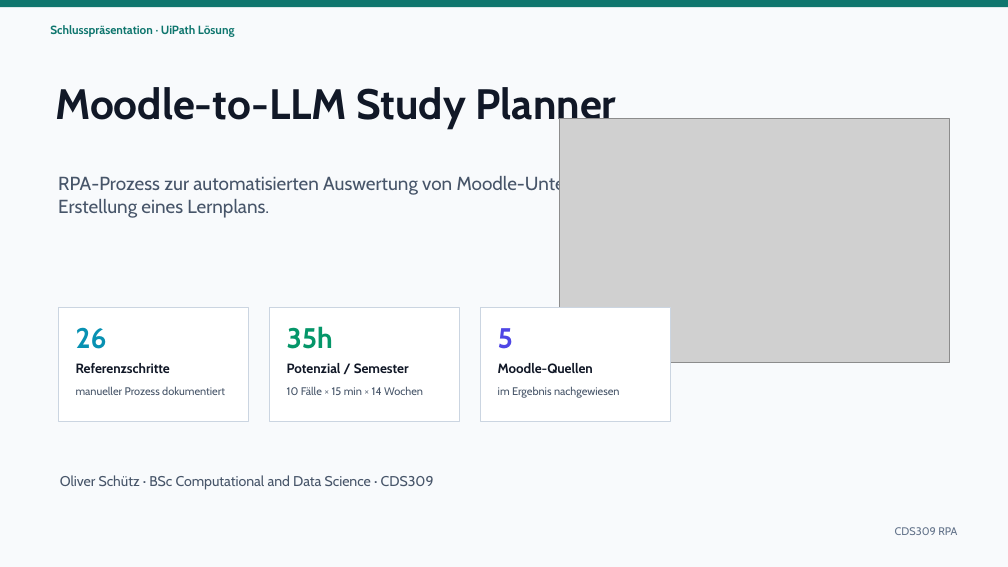
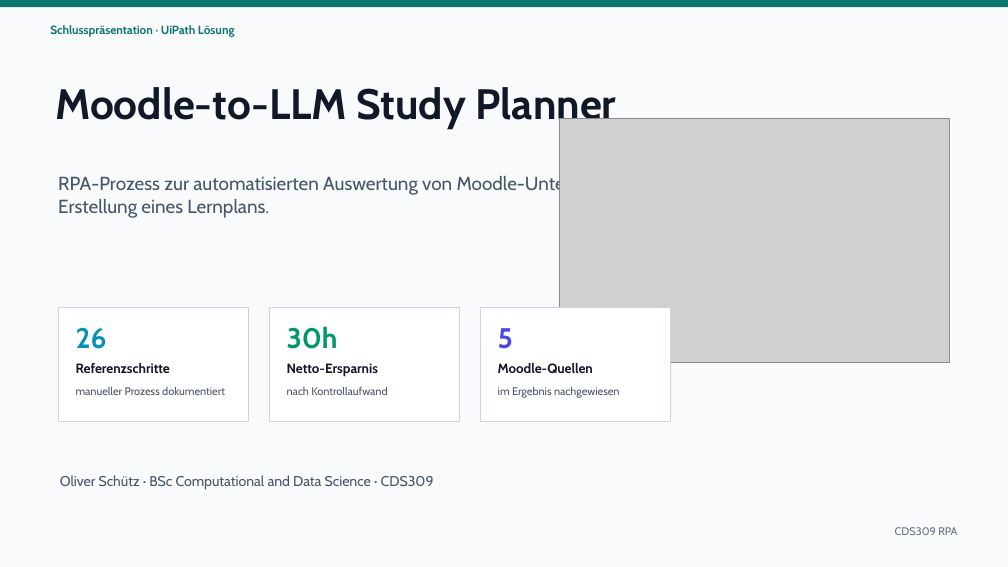
Before and after one commit to DotNaos/fs26--robotic-process-automation, a slide deck: slide 1 of unterlagen/Moodle-to-LLM Study Planner - Schlusspräsentation.pptx. Drawn at 1008x567 pixels with LibreOffice and Linux fonts; fonts in the diff are those of the drawing; grey boxes stand for pictures. Boxes give left, top, right and bottom in pixels: in the first picture for what was removed or moved away, otherwise in the second. Text is boxed around its words. In the diff, an @@ line names an element or a change of style, - is before the commit and + after.

```diff
--- a/unterlagen/Moodle-to-LLM Study Planner - Schlusspräsentation.pptx
+++ b/unterlagen/Moodle-to-LLM Study Planner - Schlusspräsentation.pptx
@@ text at (287,326,338,349): text changed @@
-35h
+30h
@@ text at (287,363,378,376): text changed @@
-Potenzial / Semester
+Netto-Ersparnis
@@ text at (287,386,387,395): text changed @@
-10 Fälle × 15 min × 14 Wochen
+nach Kontrollaufwand
```
Also in this commit, not shown: 1 other slide changed, 4 other files.
